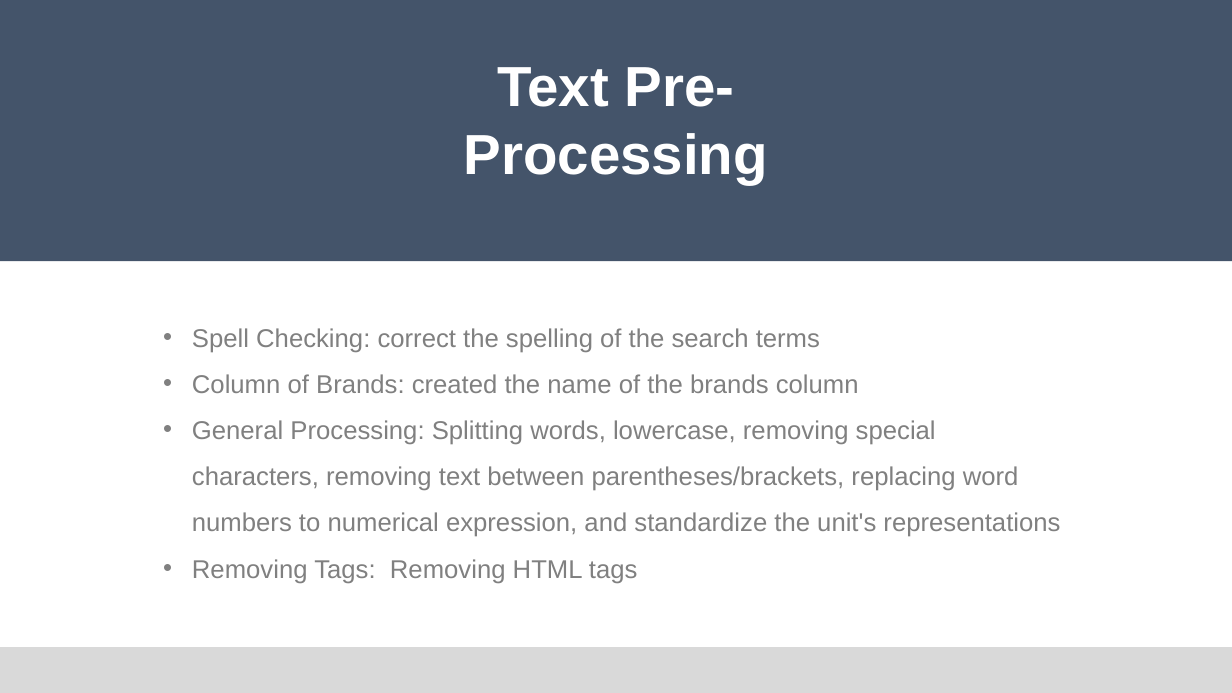
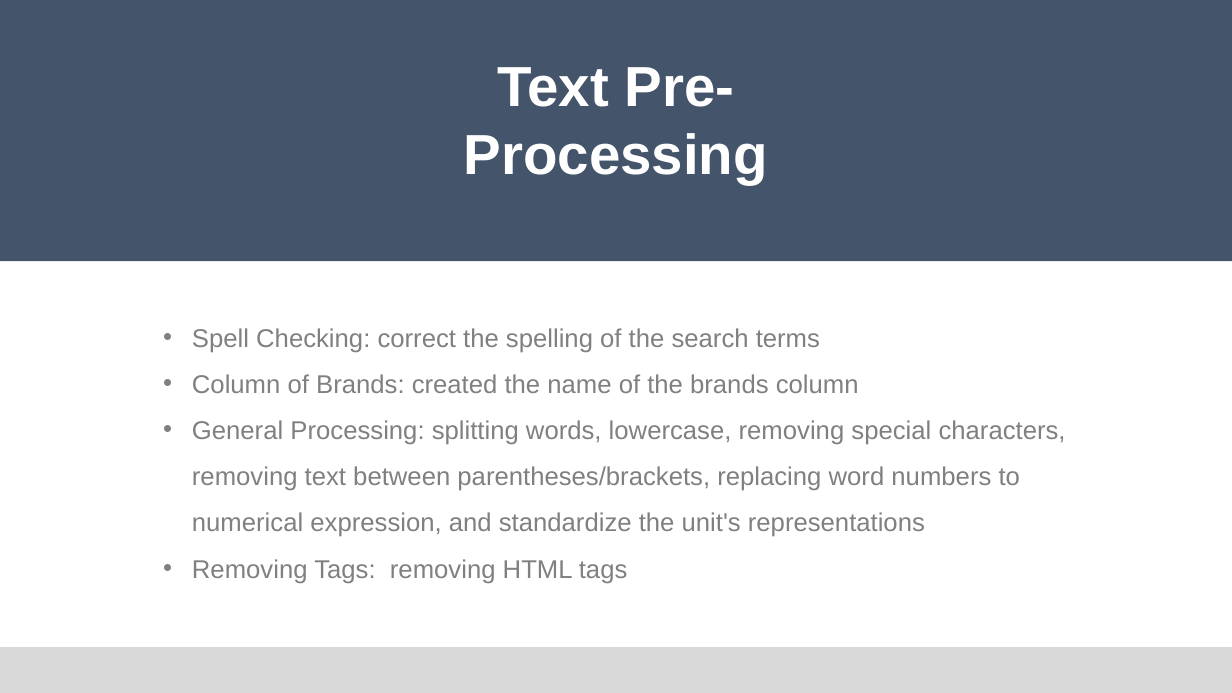
Before and after one commit to Edwardkang1004/Springboard, a slide deck: slide 5 of Capstone Project 2/Capstone Project 2.pptx. Drawn at 1232x693 pixels with LibreOffice and Linux fonts; fonts in the diff are those of the drawing. Boxes give left, top, right and bottom in pixels: in the first picture for what was removed or moved away, otherwise in the second. Text is boxed around its words. In the diff, an @@ line names an element or a change of style, - is before the commit and + after.

```diff
--- a/Capstone Project 2/Capstone Project 2.pptx
+++ b/Capstone Project 2/Capstone Project 2.pptx
@@ text at (x1=192, y1=420, x2=1066, y2=583): text changed @@
-• General Processing: Splitting words, lowercase, removing special characters, removing text between parentheses/brackets, replacing word numbers to numerical expression, and standardize the unit's representations
-• Removing Tags: Removing HTML tags
+• General Processing: splitting words, lowercase, removing special characters, removing text between parentheses/brackets, replacing word numbers to numerical expression, and standardize the unit's representations
+• Removing Tags: removing HTML tags
```
Also in this commit, not shown: 7 other slides changed, 1 slide added, 1 slide removed, 1 other file.
